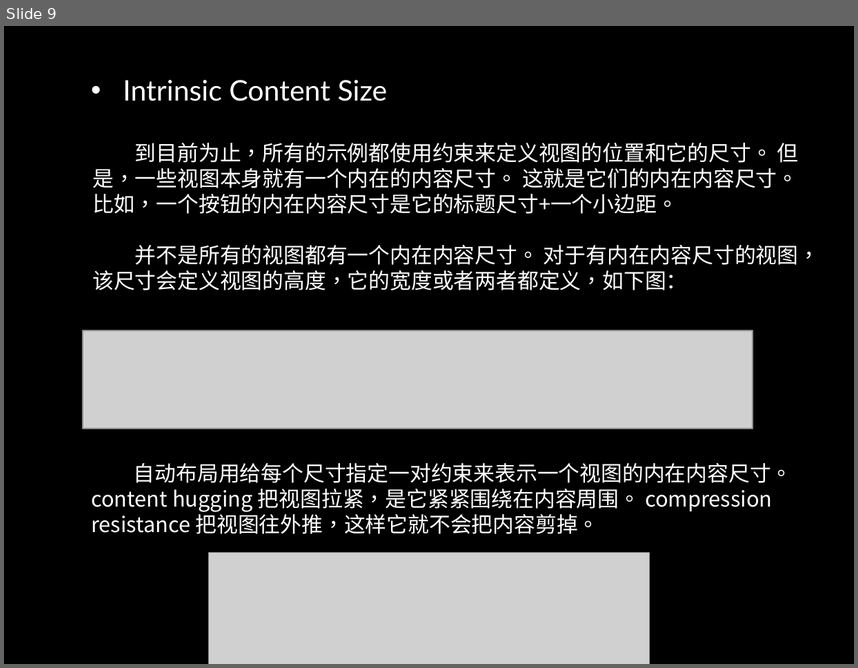
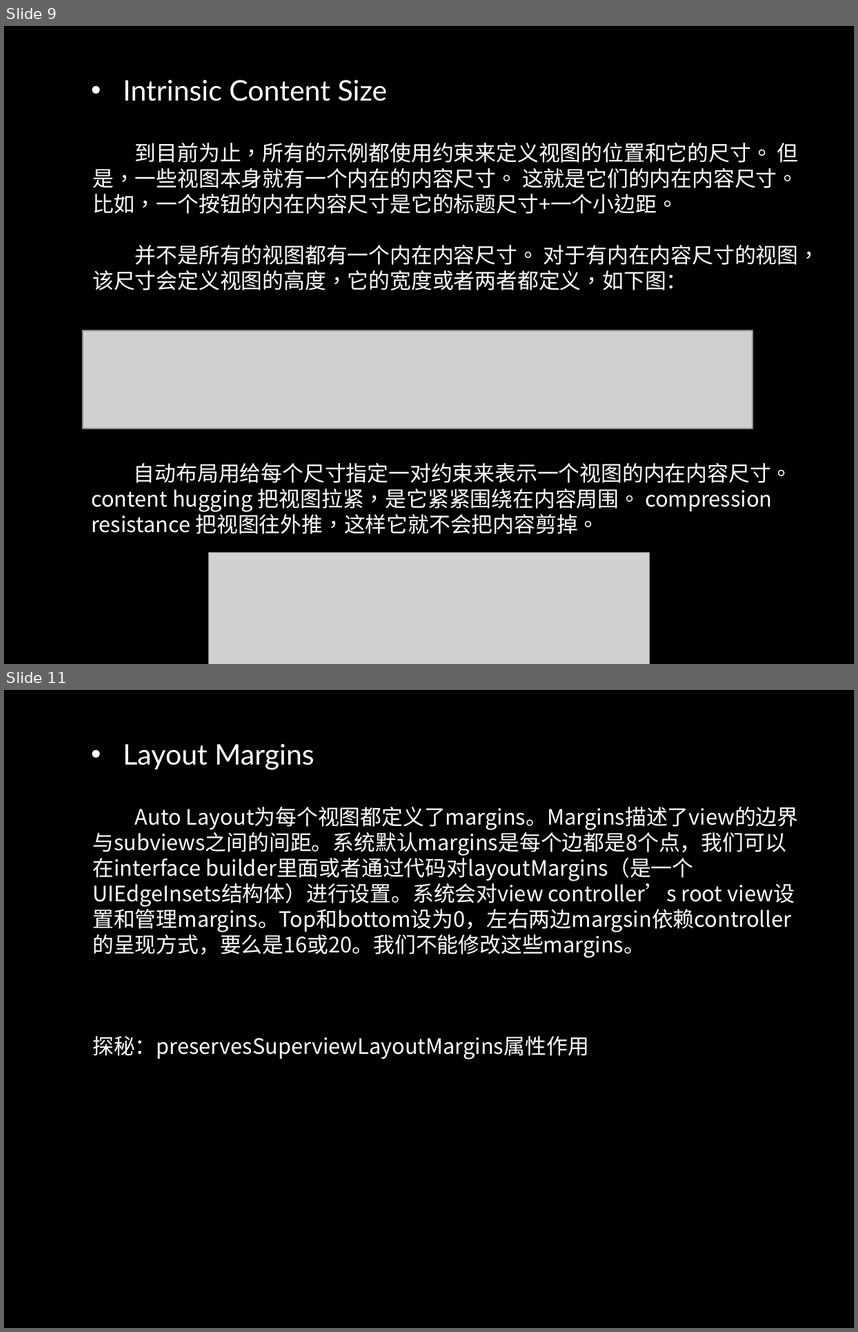
Before and after one commit to danalu/MyApp, a slide deck: Auto Layout.pptx. Shown one above the other, each under a label of ours: slide 9 before the commit, slides 9 and 11 after it; the slides between them are not shown. The pictures are 858x668 and 858x1332 pixels, drawn with LibreOffice and Linux fonts; fonts in the diff are those of the drawing; grey boxes stand for pictures; background and template pictures are left out. Boxes give left, top, right and bottom in pixels: in the first picture for what was removed or moved away, otherwise in the second. Text is boxed around its words. In the diff, an @@ line names an element or a change of style, - is before the commit and + after.

```diff
--- a/Auto Layout.pptx
+++ b/Auto Layout.pptx
@@ slide 11 added at <box>4,690,854,1328</box>, background picture (left out) @@
@@ text added at <box>123,744,314,770</box>, 24 pt, text #FFFFFF @@
+• Layout Margins
@@ text added at <box>92,807,799,1059</box>, 18 pt, text #FFFFFF @@
+Auto Layout为每个视图都定义了margins。Margins描述了view的边界与subviews之间的间距。系统默认margins是每个边都是8个点，我们可以在interface builder里面或者通过代码对layoutMargins（是一个UIEdgeInsets结构体）进行设置。系统会对view controller’s root view设置和管理margins。Top和bottom设为0，左右两边margsin依赖controller的呈现方式，要么是16或20。我们不能修改这些margins。
+探秘：preservesSuperviewLayoutMargins属性作用
```
Also in this commit, not shown: 3 slides changed, 6 other slides added.
